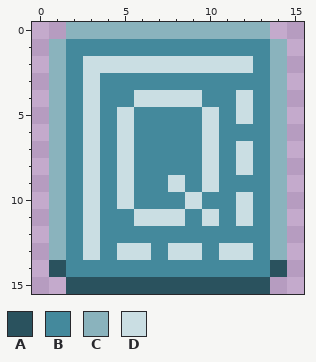
Two states of a pixel-art file, res/icon.ase. This is how it looked before the edit.
16x16 pixels, 1 frame.
Palette (. is transparent): A #2a525e  B #44899c  C #8ab3bd  D #cadee3
Now the later version:
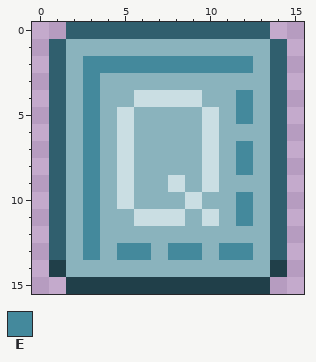
Colours new in this view: E #44899c
Edits made:
colour A: #2a525e -> #203f49
colour B: #44899c -> #8ab3bd
colour C: #8ab3bd -> #305f6e
y 2: x 3..12 DDDDDDDDDD -> EEEEEEEEEE
y 3: x 3 D -> E
y 4..5: x 3 D -> E; x 12 D -> E
y 6: x 3 D -> E
y 7..8: x 3 D -> E; x 12 D -> E
y 9: x 3 D -> E
y 10..11: x 3 D -> E; x 12 D -> E
y 12: x 3 D -> E
y 13: x 3 D -> E; x 5..6 DD -> EE; x 8..9 DD -> EE; x 11..12 DD -> EE
Pixel boxes of the changes (left, top, right, bottom) in both pictures:
changed: (49, 22, 287, 294)
